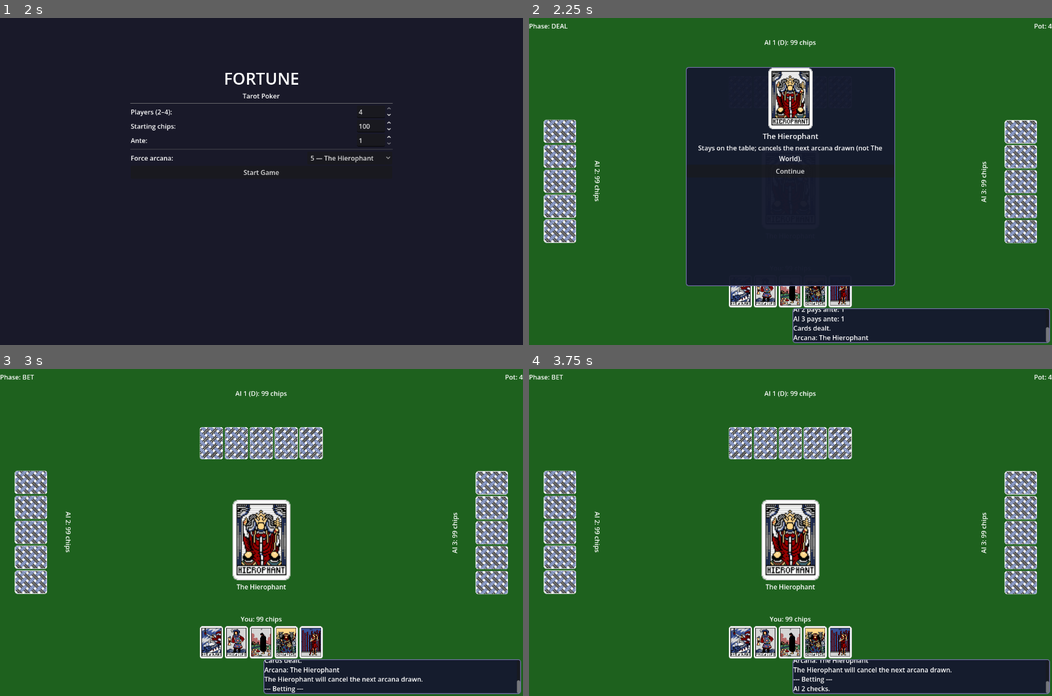
Above: before the commit, frames 1-4 (two rows, left to right).
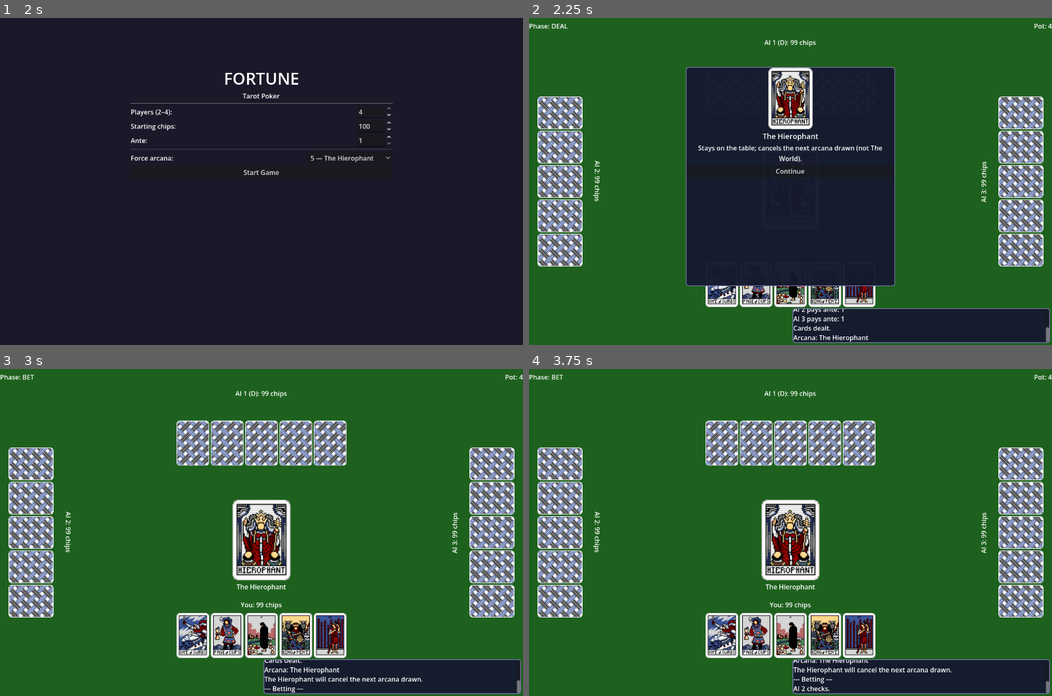
Above: after the commit, the same moments.

Repository: zenOfBass/Fortune
Game: Godot game, scene res://scenes/main_menu.tscn
Two runs of this game, one before a commit and one after it. Both use one fixed random seed, a clock stepped at 60 frames per second and the inputs below.
Inputs (mouse positions are in pixels of both pictures, inside the frame that each line leads up to):
- Up to frame 1 (2 s): click "Random (normal)" at 0.5 s; click "Random (normal)" at 1.25 s
- Up to frame 2 (2.25 s): click "Start Game" at 2 s
- Up to frame 3 (3 s): click "Continue" at 2.75 s
- Up to frame 4 (3.75 s): tap Enter at 3.5 s; move the mouse to (738, 444) at 3.52 s; click (738, 444) at 3.67 s

Frame 1 is identical in both runs. In frame 2, 10% of the frame differs, in the area x 1-99%, y 24-89%; in frame 3, 17%, in the area x 1-99%, y 15-89%; in frame 4, 17%.

Commit message:
Update minimum size for CardDisplay and adjust offset in GameTable for better layout alignment

Diff:
--- a/scenes/card_display.gd
+++ b/scenes/card_display.gd
@@ -10,7 +10,7 @@
 func _ready() -> void:
 	stretch_mode = TextureRect.STRETCH_KEEP_ASPECT_CENTERED
 	expand_mode = TextureRect.EXPAND_KEEP_SIZE
-	custom_minimum_size = Vector2(56, 84)
+	custom_minimum_size = Vector2(80, 120)
 	mouse_filter = MOUSE_FILTER_PASS
 
 func set_card(card: Card, face_up: bool) -> void:
--- a/scenes/card_display.tscn
+++ b/scenes/card_display.tscn
@@ -4,6 +4,6 @@
 
 [node name="CardDisplay" type="TextureRect"]
 script = ExtResource("1_cd")
-custom_minimum_size = Vector2(56, 84)
+custom_minimum_size = Vector2(80, 120)
 stretch_mode = 5
 expand_mode = 0
--- a/scenes/game_table.tscn
+++ b/scenes/game_table.tscn
@@ -107,7 +107,7 @@
 anchor_right = 0.85
 anchor_top = 1.0
 anchor_bottom = 1.0
-offset_top = -200.0
+offset_top = -235.0
 offset_bottom = -92.0
 
 [node name="ChipsLabel" type="Label" parent="PlayerArea"]
